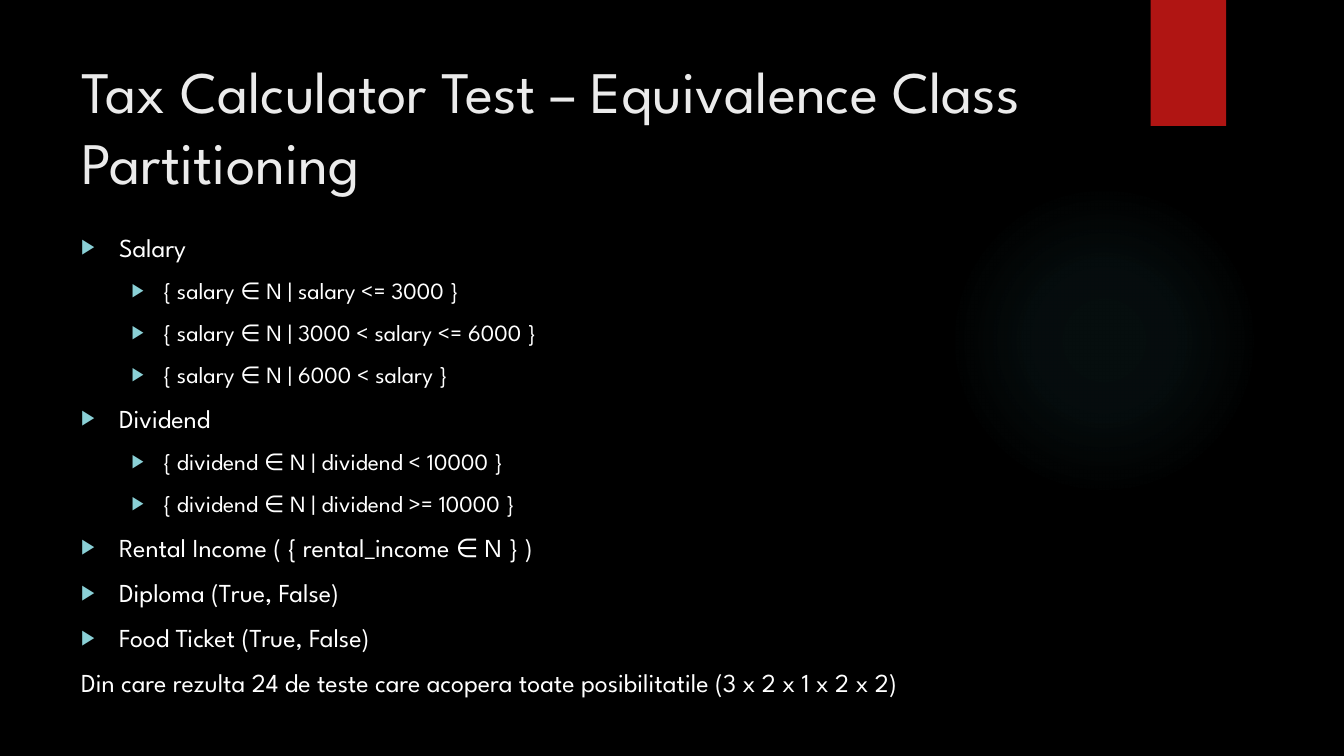
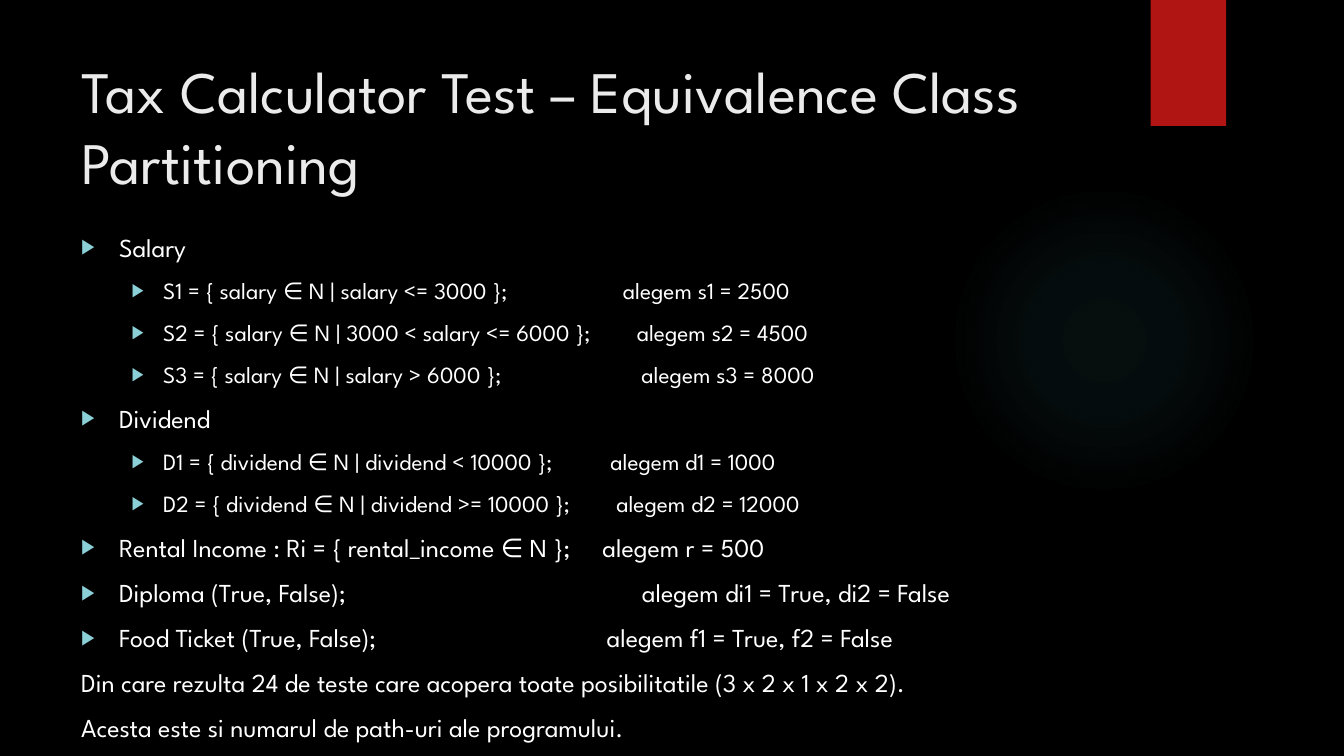
Before and after one commit to LiciuStefan/TSS, a slide deck: slide 6 of Testare_Unitara_Java.pptx. Drawn at 1344x756 pixels with LibreOffice and Linux fonts; fonts in the diff are those of the drawing; background and template pictures are left out. Boxes give left, top, right and bottom in pixels: in the first picture for what was removed or moved away, otherwise in the second. Text is boxed around its words. In the diff, an @@ line names an element or a change of style, - is before the commit and + after.

Commit message:
added AI report in presentation, fixed some spelling issues

```diff
--- a/Testare_Unitara_Java.pptx
+++ b/Testare_Unitara_Java.pptx
@@ text at (163, 283, 814, 388): text changed @@
-  ▶ { salary ∈ N | salary <= 3000 }
-  ▶ { salary ∈ N | 3000 < salary <= 6000 }
-  ▶ { salary ∈ N | 6000 < salary }
+  ▶ S1 = { salary ∈ N | salary <= 3000 }; alegem s1 = 2500
+  ▶ S2 = { salary ∈ N | 3000 < salary <= 6000 }; alegem s2 = 4500
+  ▶ S3 = { salary ∈ N | salary > 6000 }; alegem s3 = 8000
@@ text at (81, 454, 949, 743): text changed @@
-  ▶ { dividend ∈ N | dividend < 10000 }
-  ▶ { dividend ∈ N | dividend >= 10000 }
-▶ Rental Income ( { rental_income ∈ N } )
-▶ Diploma (True, False)
-▶ Food Ticket (True, False)
-Din care rezulta 24 de teste care acopera toate posibilitatile (3 x 2 x 1 x 2 x 2)
+  ▶ D1 = { dividend ∈ N | dividend < 10000 }; alegem d1 = 1000
+  ▶ D2 = { dividend ∈ N | dividend >= 10000 }; alegem d2 = 12000
+▶ Rental Income : Ri = { rental_income ∈ N }; alegem r = 500
+▶ Diploma (True, False); alegem di1 = True, di2 = False
+▶ Food Ticket (True, False); alegem f1 = True, f2 = False
+Din care rezulta 24 de teste care acopera toate posibilitatile (3 x 2 x 1 x 2 x 2).
+Acesta este si numarul de path-uri ale programului.
```
Also in this commit, not shown: 4 other slides changed, 2 slides added, 1 slide removed, 2 other files.
